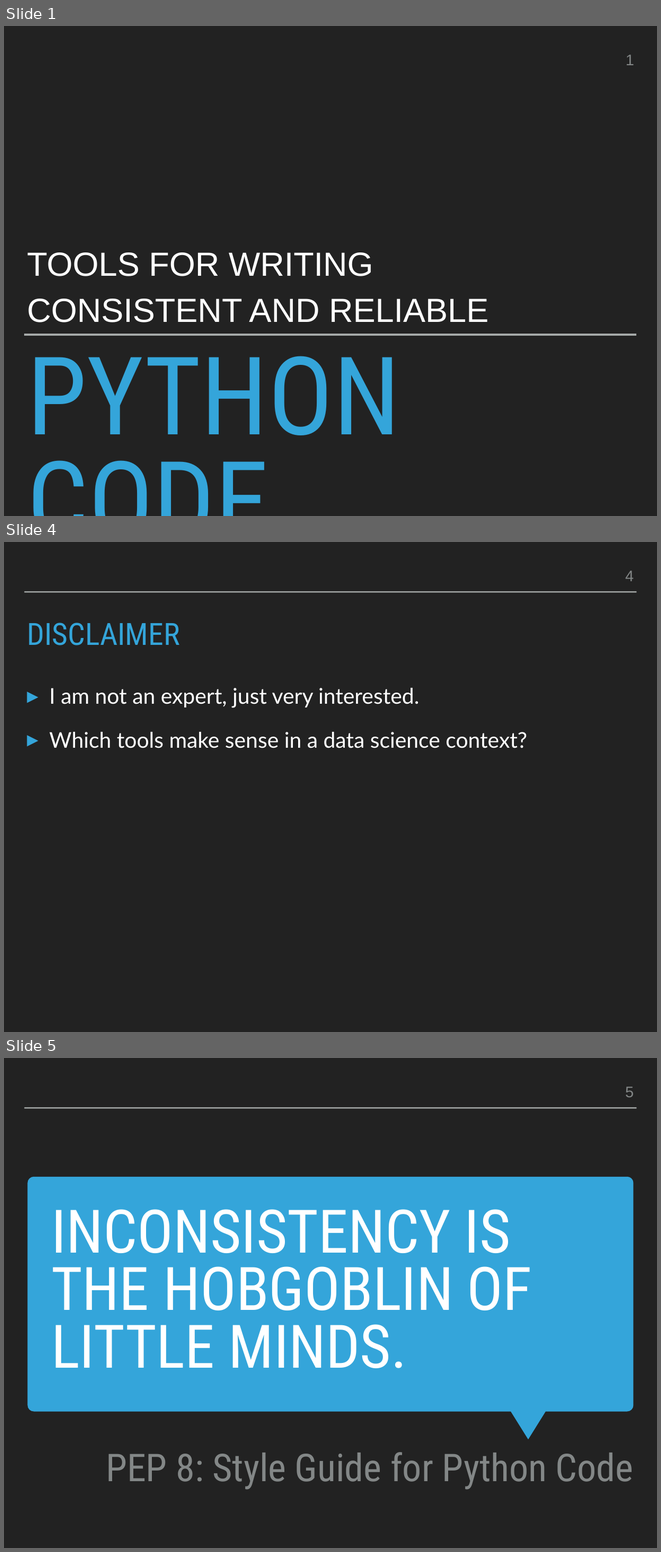
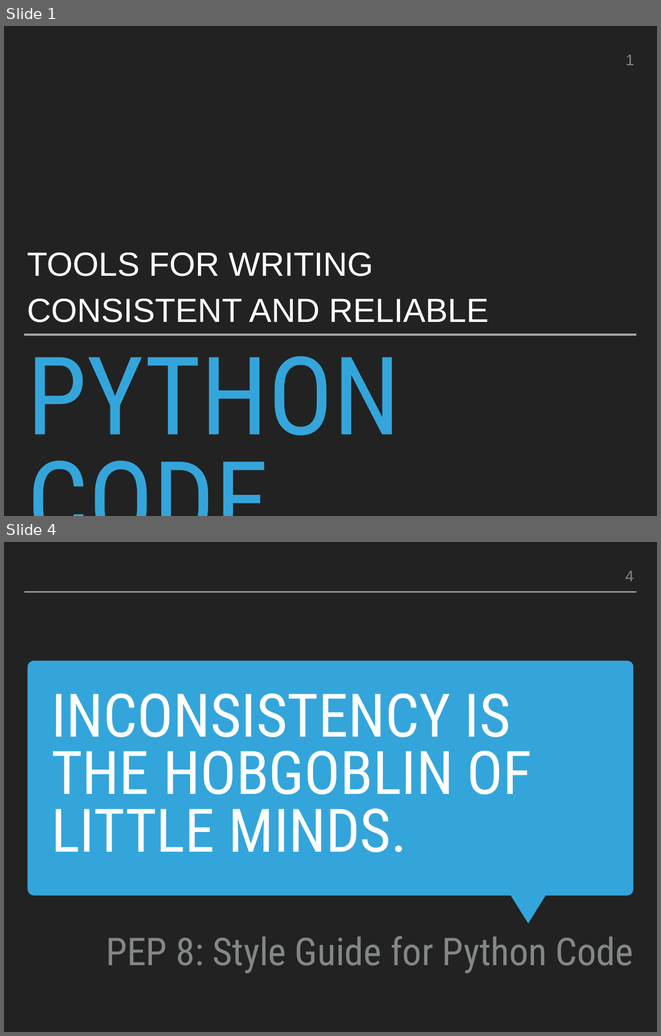
Before and after one commit to smu095/presentations, a slide deck: python101/slides/python101.pptx. Shown one above the other, each under a label of ours: slides 1, 4 and 5 before the commit, slides 1 and 4 after it; the slides between them are not shown. The pictures are 661x1552 and 661x1036 pixels, drawn with LibreOffice and Linux fonts; fonts in the diff are those of the drawing. Boxes give left, top, right and bottom in pixels: in the first picture for what was removed or moved away, otherwise in the second. Text is boxed around its words. In the diff, an @@ line names an element or a change of style, - is before the commit and + after.

```diff
--- a/python101/slides/python101.pptx
+++ b/python101/slides/python101.pptx
@@ slide 4 removed at [4,542,657,1032], background #222222; not listed: 1 template element that a slide beside it also shows @@
@@ page number removed at [625,571,634,581] @@
-4
@@ title removed at [27,623,179,645] @@
-DISCLAIMER
@@ text removed at [49,688,527,748] @@
-▸ I am not an expert, just very interested.
-▸ Which tools make sense in a data science context?
@@ what was slide 5 is now slide 4 @@
@@ page number at [625,571,634,581]: text changed @@
-5
+4
```
Also in this commit, not shown: 8 slides changed, 2 slides added, 2 other slides removed, 1 other file.
